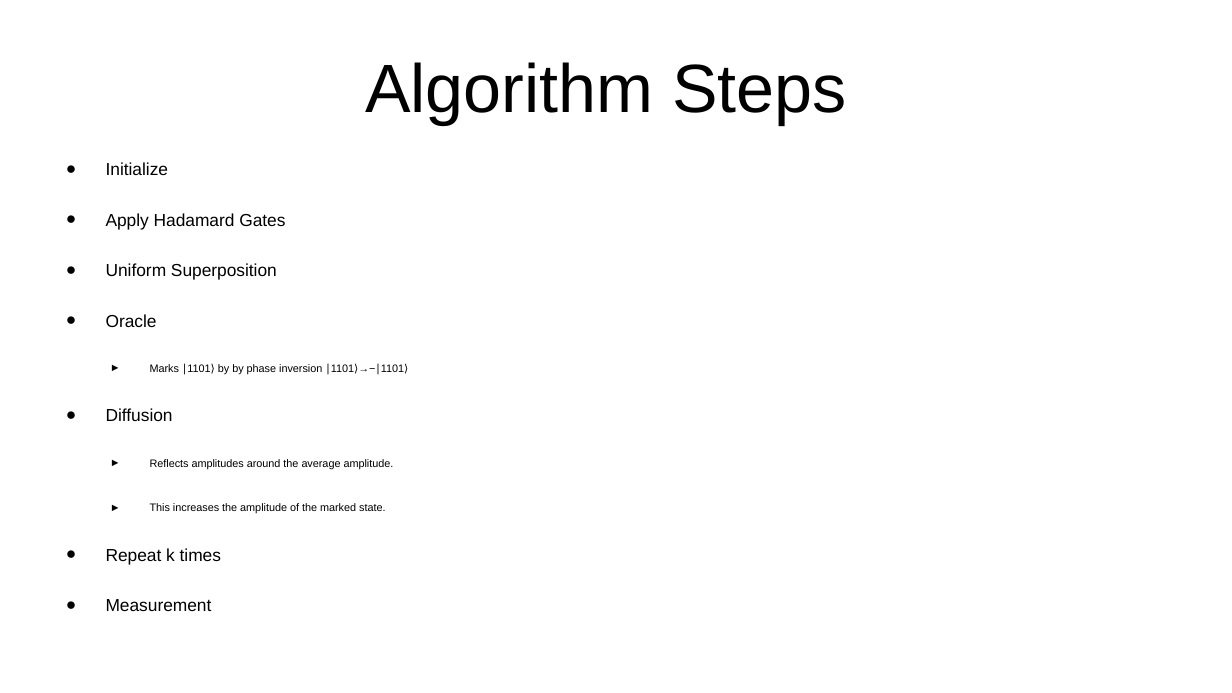
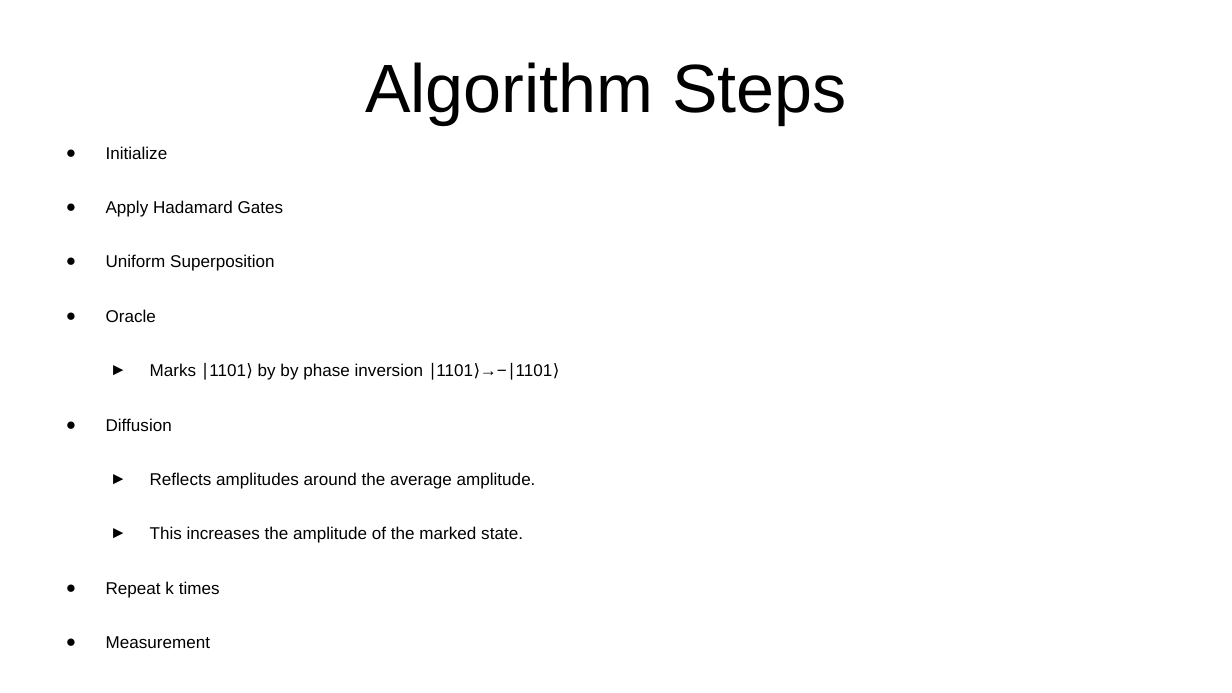
Before and after one commit to LaplaceDaemon101/grover-search, a slide deck: slide 4 of Group_No_6A.pptx. Drawn at 1232x693 pixels with LibreOffice and Linux fonts; fonts in the diff are those of the drawing. Boxes give left, top, right and bottom in pixels: in the first picture for what was removed or moved away, otherwise in the second. Text is boxed around its words. In the diff, an @@ line names an element or a change of style, - is before the commit and + after.

Commit message:
Equation formatting corrected

```diff
--- a/Group_No_6A.pptx
+++ b/Group_No_6A.pptx
@@ text "Initialize": place and size @@
-text "Initialize" at (106, 162, 404, 564)
+text "Initialize" at (106, 146, 553, 648)
@@ text "Initialize" at (106, 146, 553, 648): size 11.2 to 11 pt in "Initialize", "Apply Hadamard Gates", "Uniform Superposition", "Oracle" and 3 more places; size 7 to 11 pt in "Marks ∣1101⟩ by by phase inversion ∣1101⟩→−∣1101⟩", "Reflects amplitudes around the average amplitude.", "This increases the amplitude of the marked ..."; line spacing 0.8 to 1 @@
```
Also in this commit, not shown: 9 other slides changed.
